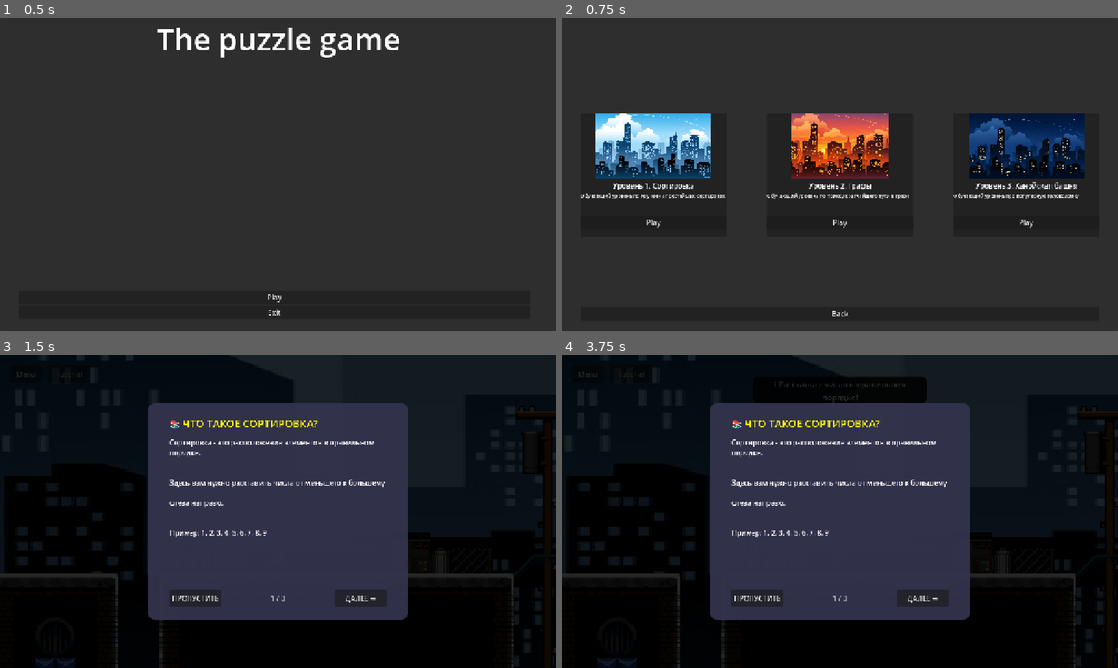
Above: before the commit, frames 1-4 (two rows, left to right).
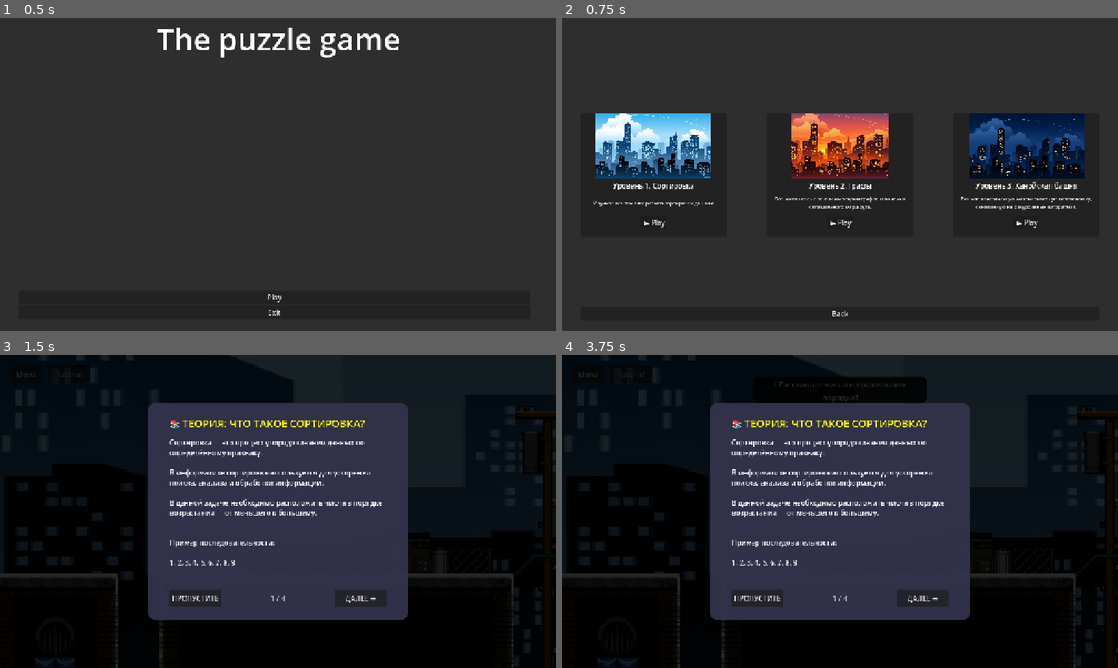
Above: after the commit, the same moments.

Repository: Natr1xon/puzzle_game
Game: Godot game, scene res://scenes/main/main.tscn
Same seed, same stepped clock (60 frames per second), same inputs: the game is played once before the commit and once after it.
Inputs (mouse positions are in pixels of both pictures, inside the frame that each line leads up to):
- Up to frame 1 (0.5 s): no input
- Up to frame 2 (0.75 s): click "Play" at 0.5 s
- Up to frame 3 (1.5 s): click (88, 558) at 1.25 s, where only the run before the commit has a clickable "Play"
- Up to frame 4 (3.75 s): click "ПРОПУСТИТЬ" at 2 s; click "Menu" at 2.75 s; click "Restart" at 3.5 s

Frame 1 is identical in both runs. In frame 2, 1.3% of the frame differs, in the area x 3-96%, y 55-68%; in frame 3, 2.5%, in the area x 30-70%, y 20-79%; in frame 4, 2.5%.

Commit message:
end completion window

Diff:
--- a/scenes/main/level_card.tscn
+++ b/scenes/main/level_card.tscn
@@ -40,9 +40,13 @@
 layout_mode = 2
 theme_override_font_sizes/font_size = 11
 text = "Обучающий уровень по изучении простейших сортировок"
-autowrap_mode = 1
+horizontal_alignment = 1
+vertical_alignment = 1
+autowrap_mode = 3
+text_overrun_behavior = 2
 max_lines_visible = 3
 
 [node name="Button" type="Button" parent="Panel/VBoxContainer" unique_id=83320128]
 layout_mode = 2
-text = "Play"
+size_flags_horizontal = 4
+text = " ▶ Play"
--- a/scenes/main/main.tscn
+++ b/scenes/main/main.tscn
@@ -55,13 +55,13 @@
 
 [node name="UI" type="CanvasLayer" parent="." unique_id=2023271584]
 
-[node name="game_menu" parent="UI" unique_id=114386644 instance=ExtResource("5_6q06x")]
-process_mode = 3
-
-[node name="HUD" parent="UI" unique_id=34537194 instance=ExtResource("4_l3cfh")]
-
 [node name="CompletionWindow" parent="UI" unique_id=331959973 instance=ExtResource("6_ow5a4")]
 z_index = 2
 anchors_preset = 15
 grow_horizontal = 2
 grow_vertical = 2
+
+[node name="game_menu" parent="UI" unique_id=114386644 instance=ExtResource("5_6q06x")]
+process_mode = 3
+
+[node name="HUD" parent="UI" unique_id=34537194 instance=ExtResource("4_l3cfh")]
--- a/scenes/ui/completion_window.tscn
+++ b/scenes/ui/completion_window.tscn
@@ -45,6 +45,7 @@
 
 [node name="TitleLabel" type="Label" parent="Panel/VBoxContainer" unique_id=1041272513]
 layout_mode = 2
+text = "Заголовок"
 horizontal_alignment = 1
 
 [node name="HSeparator" type="HSeparator" parent="Panel/VBoxContainer" unique_id=1179882633]
@@ -52,9 +53,11 @@
 
 [node name="InfoLabel" type="Label" parent="Panel/VBoxContainer" unique_id=907669763]
 layout_mode = 2
+text = "Время выполнения"
 
 [node name="StatusLabel" type="Label" parent="Panel/VBoxContainer" unique_id=1703496039]
 layout_mode = 2
+text = "Уровень пройден"
 
 [node name="HSeparator2" type="HSeparator" parent="Panel/VBoxContainer" unique_id=613899328]
 layout_mode = 2
@@ -65,9 +68,12 @@
 
 [node name="MainMenuButton" type="Button" parent="Panel/VBoxContainer/ButtonsContainer" unique_id=380724271]
 layout_mode = 2
+text = "ГЛАВНОЕ МЕНЮ"
 
 [node name="RestartButton" type="Button" parent="Panel/VBoxContainer/ButtonsContainer" unique_id=1350307277]
 layout_mode = 2
+text = "ЗАНОВО"
 
 [node name="NextLevelButton" type="Button" parent="Panel/VBoxContainer/ButtonsContainer" unique_id=1320213127]
 layout_mode = 2
+text = "СЛЕДУЮЩИЙ УРОВЕНЬ →"
--- a/scripts/level_01/level_logic_1.gd
+++ b/scripts/level_01/level_logic_1.gd
@@ -28,29 +28,37 @@
 
 	var pages = [
 		{
-			"title": "📚 ЧТО ТАКОЕ СОРТИРОВКА?",
-			"text": "Сортировка - это расположение элементов в правильном порядке.
-			\n\nЗдесь вам нужно расставить числа от меньшего к большему
-			\nслева направо.
-			\n\nПример: 1, 2, 3, 4, 5, 6, 7, 8, 9"
+			"title": "📚 ТЕОРИЯ: ЧТО ТАКОЕ СОРТИРОВКА?",
+			"text": "Сортировка — это процесс упорядочивания данных по определённому признаку.
+			\nВ информатике сортировка используется для ускорения поиска, анализа и обработки информации.
+			\nВ данной задаче необходимо расположить числа в порядке возрастания — от меньшего к большему.
+			\n\nПример последовательности:
+			\n1, 2, 3, 4, 5, 6, 7, 8, 9"
+		},
+		{
+			"title": "🧠 НАУЧНЫЙ ПРИНЦИП",
+			"text": "Алгоритмы сортировки являются одной из базовых тем
+			\nв области информатики и теории алгоритмов.
+			\nОни применяются:
+			\n• в базах данных \t • при обработке данных
+			\n• в поисковых системах \t • в искусственном интеллекте
+			\nЭффективность сортировки влияет на скорость работы программ и вычислительных систем."
 		},
 		{
 			"title": "🎮 КАК ИГРАТЬ?",
-			"text": "1. Подойдите к коробу, на котором написано число
-			\n2. Нажмите клавишу E, чтобы выбрать его
-			\n   (объект подсветится желтым)
-			\n3. Подойдите к другому коробу и нажмите E
-			\n   (они поменяются местами)
-			\n4. Повторяйте, пока числа не будут в правильном порядке"
+			"text": "1. Подойдите к коробу с числом
+			\n2. Нажмите клавишу E, чтобы выбрать объект (он подсветится жёлтым)
+			\n3. Подойдите к другому коробу и нажмите E для обмена местами
+			\n4. Повторяйте действия, пока числа не будут расположены правильно"
 		},
 		{
 			"title": "✅ ЗАВЕРШЕНИЕ УРОВНЯ",
-			"text": "Когда вы расставите все числа по порядку:
-				\n\n1. Подойдите к кнопке \"ПРОВЕРИТЬ\"
-				\n2. Нажмите E для проверки
-				\n3. Если всё правильно - уровень пройден!
-				\n\n🎯 Удачи!
-			\nЧтобы снова открыть это окно можете воспользоваться клавишей T"
+			"text": "После правильной сортировки:
+			\n1. Подойдите к кнопке «ПРОВЕРИТЬ»
+			\n2. Нажмите E для запуска проверки
+			\n3. Если порядок верный — уровень завершён
+			\n🎯 Удачи!
+			\n\nНажмите T, чтобы снова открыть окно справки."
 		}
 	]
 
--- a/scripts/level_2/level_logic_2.gd
+++ b/scripts/level_2/level_logic_2.gd
@@ -35,26 +35,36 @@
 
 	var pages = [
 		{
-			"title": "🗺 ЧТО ТАКОЕ ГРАФ?",
-			"text": "Граф - это набор узлов (вершин), соединенных между собой связями (ребрами).
-			\n\nКаждый узел содержит число, которое прибавляется к вашей сумме при посещении.
-			\n\nВаша цель - посетить 5 узлов!"
+			"title": "🗺 ТЕОРИЯ: ЧТО ТАКОЕ ГРАФ?",
+			"text": "Граф — это математическая структура, состоящая из вершин (узлов) и рёбер (связей).
+			\nГрафы используются для описания сетей, маршрутов, связей между объектами и моделирования сложных систем.
+			\nВ этой задаче каждая вершина содержит число, которое добавляется к общей сумме при посещении."
 		},
 		{
+			"title": "🧠 НАУЧНОЕ ПРИМЕНЕНИЕ",
+			"text": "Теория графов активно применяется:
+			\n• в навигационных системах
+			\n• в компьютерных сетях
+			\n• в социальных сетях
+			\n• в логистике и транспорте
+			\n• в искусственном интеллекте
+			\nАлгоритмы графов помогают находить кратчайшие и наиболее эффективные пути."
+		},
+		{
 			"title": "🎮 КАК ПУТЕШЕСТВОВАТЬ?",
-			"text": "1. Проходите через узлы, которые выглядят как таблички, и они станут пройденными
-			\n2. Перемещаться можно только по существующим связям
-			\n3. Посещенные узлы подсвечиваются зеленым
-			\n4. Ваша цель - посетить 5 узлов
-			\n5. Старайтесь найти самый выгодный маршрут!"
+			"text": "1. Проходите через вершины (таблички), чтобы отметить их посещение
+			\n2. Перемещаться можно только по существующим рёбрам
+			\n3. Посещённые узлы подсвечиваются зелёным
+			\n4. Необходимо посетить 5 узлов
+			\n5. Постарайтесь выбрать оптимальный маршрут"
 		},
 		{
-			"title": "💡 СОВЕТЫ",
-			"text": "• Пройденный путь подсвечивается яркой линией
-			\n• В конце вы узнаете, насколько ваш путь оптимален
-			\n• Ищите узлы с маленькими числами для минимальной суммы
-			\n\n🎯 Удачи в исследовании графа!
-			\nЧтобы снова открыть это окно можете воспользоваться клавишей T"
+			"title": "💡 ОПТИМИЗАЦИЯ МАРШРУТА",
+			"text": "• Пройденный путь отображается яркой линией
+			\n• В конце уровень оценит эффективность маршрута
+			\n• Узлы с меньшими значениями позволяют уменьшить итоговую сумму
+			\n🎯 Исследуйте граф и найдите наиболее выгодный путь!
+			\n\nНажмите T, чтобы снова открыть справку."
 		}
 	]
 
--- a/scripts/level_3/level_logic_3.gd
+++ b/scripts/level_3/level_logic_3.gd
@@ -31,32 +31,39 @@
 
 	var pages = [
 		{
-			"title": "🗼 ЧТО ТАКОЕ ХАНОЙСКАЯ БАШНЯ?",
-			"text": "Классическая головоломка!
-			\n\nУ вас есть 3 стержня и 5 дисков разного размера.
-			\n\nЦель - перенести все диски с левого стержня на правый."
+			"title": "🗼 ТЕОРИЯ: ХАНОЙСКАЯ БАШНЯ",
+			"text": "Ханойская башня — классическая математическая головоломка, предложенная французским математиком Эдуаром Люка в XIX веке.
+			\nЗадача состоит из трёх стержней и набора дисков разного размера.
+			\nНеобходимо перенести всю башню с одного стержня на другой."
 		},
 		{
-			"title": "📏 ПРАВИЛА",
-			"text": "• За один раз можно перемещать только один диск
-			\n• Нельзя класть большой диск на маленький
-			\n• Диски можно перемещать на любой стержень
-			\n• Минимальное количество ходов для 5 дисков - 31"
+			"title": "🧠 АЛГОРИТМИЧЕСКИЙ ПРИНЦИП",
+			"text": "Ханойская башня используется для изучения:
+			\n• рекурсии
+			\n• алгоритмов
+			\n• оптимизации действий
+			\n• математической логики
+			\nДля решения задачи применяется рекурсивный подход — разбиение большой задачи на последовательность более простых."
 		},
 		{
-			"title": "🎮 УПРАВЛЕНИЕ",
-			"text": "1. Подойдите к стержню с диском и нажмите E
-			\n   (стержень подсветится, диск выбран)
-			\n2. Подойдите к другому стержню и нажмите E
-			\n   (диск переместится)
+			"title": "📏 ПРАВИЛА ГОЛОВОЛОМКИ",
+			"text": "• За один ход разрешено перемещать только один диск
+			\n• Больший диск нельзя размещать поверх меньшего
+			\n• Диски можно переносить между любыми стержнями
+			\n• Минимальное количество ходов для 5 дисков — 31"
+		},
+		{
+			"title": "🎮 КАК ИГРАТЬ?",
+			"text": "1. Подойдите к стержню и нажмите E, чтобы выбрать верхний диск
+			\n2. Подойдите к другому стержню и нажмите E для перемещения
 			\n3. Соберите все диски на правом стержне"
 		},
 		{
-			"title": "💡 СОВЕТ",
-			"text": "Для решения используйте средний стержень как вспомогательный.
-			\n\nПопробуйте найти самый эффективный способ!
-			\n\n🎯 Удачи!
-			\nЧтобы снова открыть это окно можете воспользоваться клавишей T"
+			"title": "💡 СТРАТЕГИЯ РЕШЕНИЯ",
+			"text": "Средний стержень используется как вспомогательный.
+			\nДля эффективного решения важно перемещать меньшие диски, освобождая путь для больших.
+			\n🎯 Попробуйте найти оптимальный алгоритм!
+			\n\nНажмите T, чтобы снова открыть справку."
 		}
 	]
 
--- a/scripts/ui/completion_window.gd
+++ b/scripts/ui/completion_window.gd
@@ -32,15 +32,11 @@
 		"tower":
 			show_tower_summary(data)
 
-	# 👇 СНАЧАЛА ПОЗИЦИОНИРУЕМ И РАЗМЕЩАЕМ (ПОКА ОКНО СКРЫТО)
 	await resize_panel_to_content()
 
-	# 👇 УСТАНАВЛИВАЕМ НАЧАЛЬНУЮ ПОЗИЦИЮ (без анимации)
 	scale = Vector2(0.8, 0.8)
 	show()
 
-	# 👇 УБИРАЕМ ДЕРГАНЬЕ - не меняем позицию во время анимации
-	# Запоминаем целевую позицию и применяем анимацию только к scale
 	var final_scale = Vector2(1, 1)
 
 	var tween = create_tween()
--- a/scripts/ui/level_select_menu.gd
+++ b/scripts/ui/level_select_menu.gd
@@ -11,19 +11,19 @@
 var levels = [
 	{
 		"title": "Уровень 1. Сортировка",
-		"description": "Обучающий уровень по изучении простейших сортировок",
+		"description": "Изучите основы алгоритмов сортировки данных.",
 		"path": "res://scenes/levels/level_01.tscn",
 		"texture": preload("res://assets/background/bluecity.jpg")
 	},
 	{
 		"title": "Уровень 2. Графы",
-		"description": "Обучающий уровень по поиску кратчайшего пути в графе",
+		"description": "Познакомьтесь с основами теории графов и поиском оптимального маршрута.",
 		"path": "res://scenes/levels/level_02.tscn",
 		"texture": preload("res://assets/background/sunsetcity.png")
 	},
 	{
 		"title": "Уровень 3. Ханойская башня",
-		"description": "Обучающий уровень про популярную головоломку",
+		"description": "Решите классическую математическую головоломку, основанную на рекурсивных алгоритмах.",
 		"path": "res://scenes/levels/level_03.tscn",
 		"texture": preload("res://assets/background/nightcity.png")
 	}
